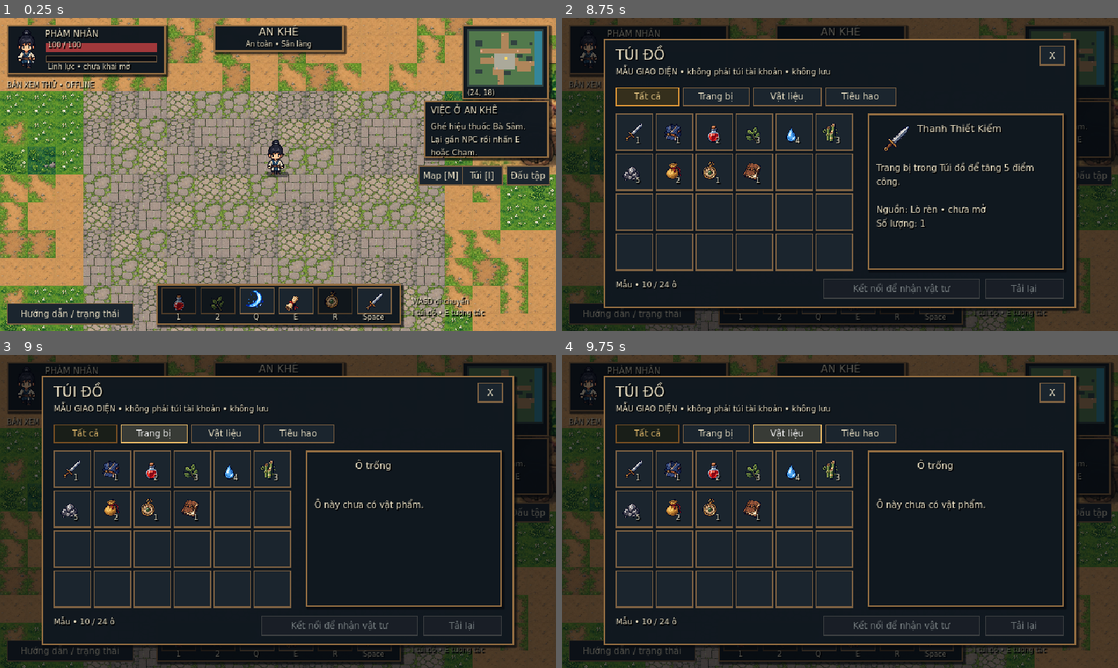
Above: before the commit, frames 1-4 (two rows, left to right).
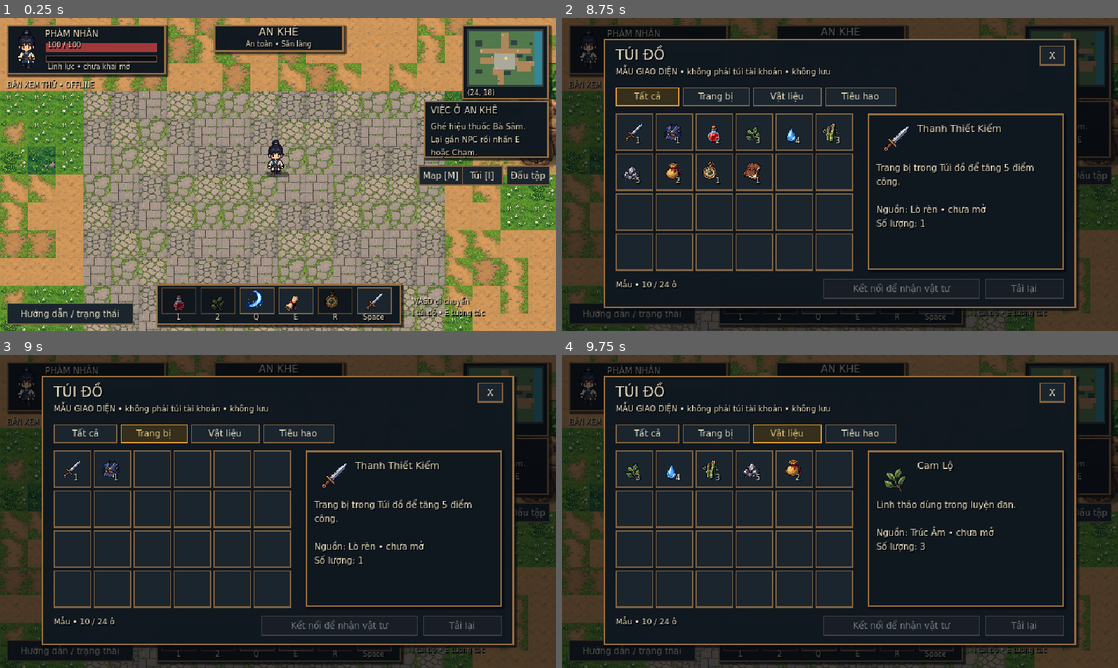
Above: after the commit, the same moments.

Repository: Vu-PTIT/tutien
Game: Godot game, scene res://scenes/main.tscn
The game is run twice, just before and just after one commit, with the same random seed, the same clock (stepped at 60 frames per second) and the same inputs.
Inputs (mouse positions are in pixels of both pictures, inside the frame that each line leads up to):
- Up to frame 1 (0.25 s): no input
- Up to frame 2 (8.75 s): click "Túi [I]" at 0.5 s; click "Map [M]" at 1.25 s; click "Đấu tập" at 2 s; click (739, 299) at 2.77 s; click (778, 299) at 3.52 s; click (817, 299) at 4.27 s; click (856, 299) at 5.02 s; click (895, 299) at 5.77 s; click (934, 299) at 6.52 s; click "Hướng dẫn / trạng thái" at 7.25 s; click "Tất cả" at 8 s
- Up to frame 3 (9 s): click "Trang bị" at 8.75 s
- Up to frame 4 (9.75 s): click "Vật liệu" at 9.5 s

Frames 1-2 are identical in both runs. In frame 3, 2.7% of the frame differs, in the area x 9-85%, y 22-68%; in frame 4, 2.9%, in the area x 9-82%, y 22-64%.
Error before the commit: Invalid access to property or key 'itemId' on a base object of type 'Dictionary'. (res://scripts/inventory_panel.gd:128)

Commit message:
fix: stabilize P2 inventory and presentation smoke

Diff:
--- a/client/scripts/inventory_panel.gd
+++ b/client/scripts/inventory_panel.gd
@@ -90,7 +90,7 @@
 func _refresh_grid() -> void:
 	filtered.clear()
 	for slot: Dictionary in inventory:
-		if category == "all" or Visuals.definition(str(slot.itemId))[2] == category:
+		if category == "all" or Visuals.definition(str(slot.get("itemId", "")))[2] == category:
 			filtered.append(slot)
 	for index in range(24):
 		var button := slot_buttons[index]
@@ -100,9 +100,10 @@
 		button.disabled = loading
 		if index < filtered.size():
 			var item: Dictionary = filtered[index]
-			button.icon = Visuals.icon(str(item.itemId))
-			button.get_node("Quantity").text = str(item.quantity)
-			button.tooltip_text = str(Visuals.definition(str(item.itemId))[0])
+			var item_id := str(item.get("itemId", ""))
+			button.icon = Visuals.icon(item_id)
+			button.get_node("Quantity").text = str(item.get("quantity", 0))
+			button.tooltip_text = str(Visuals.definition(item_id)[0])
 	for entry in [["All", "all"], ["Equipment", "equipment"], ["Materials", "material"], ["Consumables", "consumable"]]:
 		get_node(entry[0]).modulate = Color("efcd87") if category == entry[1] else Color.WHITE
 	summary.text = ("Mẫu • %d / 24 ô" % inventory.size()) if preview_mode else (
@@ -124,8 +125,8 @@
 		_update_item_actions()
 		return
 	var slot: Dictionary = filtered[index]
-	selected_slot = slot
-	selected_id = str(slot.itemId)
+	selected_slot = slot.duplicate(true)
+	selected_id = str(slot.get("itemId", ""))
 	var entry := Visuals.definition(selected_id)
 	var definition: Dictionary = catalog.get(selected_id, {})
 	$Detail/Icon.texture = Visuals.icon(selected_id)
--- a/client/tests/inventory_smoke.gd
+++ b/client/tests/inventory_smoke.gd
@@ -26,19 +26,33 @@
 func _scenario() -> bool:
 	var suffix := Crypto.new().generate_random_bytes(6).hex_encode()
 	var login := await api.register_account("bag_" + suffix + "@example.com", suffix + "Password1!", "bag_" + suffix)
-	if login.has("error"): return false
+	if login.has("error"):
+		push_error("Register: " + str(login))
+		return false
 	await panel.refresh()
-	if panel.claim_button.disabled or not panel.inventory.is_empty(): return false
-	if panel.slot_buttons.size() != 24 or panel.preview_mode: return false
+	if panel.claim_button.disabled or not panel.inventory.is_empty():
+		push_error("Inventory panel did not load an empty server profile: " + str(panel.get("_mode")))
+		return false
+	if panel.slot_buttons.size() != 24 or panel.preview_mode:
+		push_error("Inventory panel did not exit preview mode after server refresh")
+		return false
 	await panel._claim()
-	if not panel.claim_button.disabled or panel.inventory.size() != 4: return false
+	if not panel.claim_button.disabled or panel.inventory.size() != 4:
+		push_error("Starter claim failed: " + str({"mode": panel.get_node("Mode").text, "inventory": panel.inventory, "claimed": panel.starter_claimed}))
+		return false
 	panel.set_filter("equipment")
-	if panel.filtered.size() != 1: return false
+	if panel.filtered.size() != 1:
+		push_error("Equipment filter returned an unexpected result: " + str(panel.filtered))
+		return false
 	panel.select_slot(0)
-	if panel.selected_id != "it_cloth_armor": return false
+	if panel.selected_id != "it_cloth_armor":
+		push_error("Expected equipped candidate cloth armor, got " + panel.selected_id)
+		return false
 	var armor_id := str(panel.selected_slot.instanceId)
 	await panel._use_or_equip_selected()
-	if str(panel.equipped.get("armor", "")) != armor_id or panel.action_button.text != "Tháo trang bị": return false
+	if str(panel.equipped.get("armor", "")) != armor_id or panel.action_button.text != "Tháo trang bị":
+		push_error("Equip did not update UI: " + str({"equipped": panel.equipped, "action": panel.action_button.text}))
+		return false
 	panel.set_filter("all")
 	var before := await api.call_rpc("get_profile")
 	await panel.refresh()
--- a/client/tests/presentation_smoke.gd
+++ b/client/tests/presentation_smoke.gd
@@ -47,7 +47,7 @@
 	main._present_fighters(0.05)
 	await process_frame
 	check(main.get_node("Arena/SonTruBackground").texture != null, "Sơn Trư arena uses its generated map art")
-	check(main.boar_sprite.visible and main.boar_sprite.texture.get_size() == Vector2i(128, 128), "PVE encounter presents the transparent boar sprite")
+	check(main.boar_sprite.visible and main.boar_sprite.texture.get_size() == Vector2(128, 128), "PVE encounter presents the transparent boar sprite")
 	check(main.boar_sprite.position == Vector2(446, 234), "Server boar position maps into the arena viewport")
 	check(main.hud.get_node("Location/Title").text == "BÃI SƠN TRƯ", "PvE HUD identifies the hunting area")
 	await _capture("son-tru-runtime.png")
Not shown, changed: docs/implementation-status.md
Not shown, changed: docs/project-history.md
